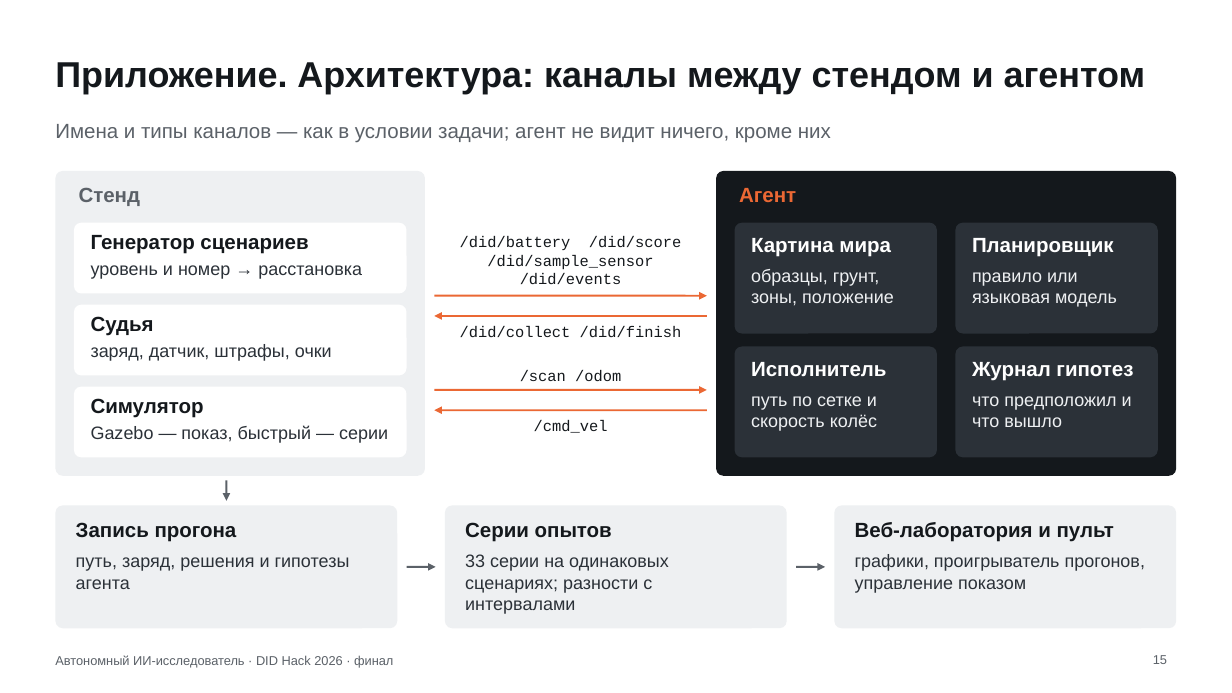
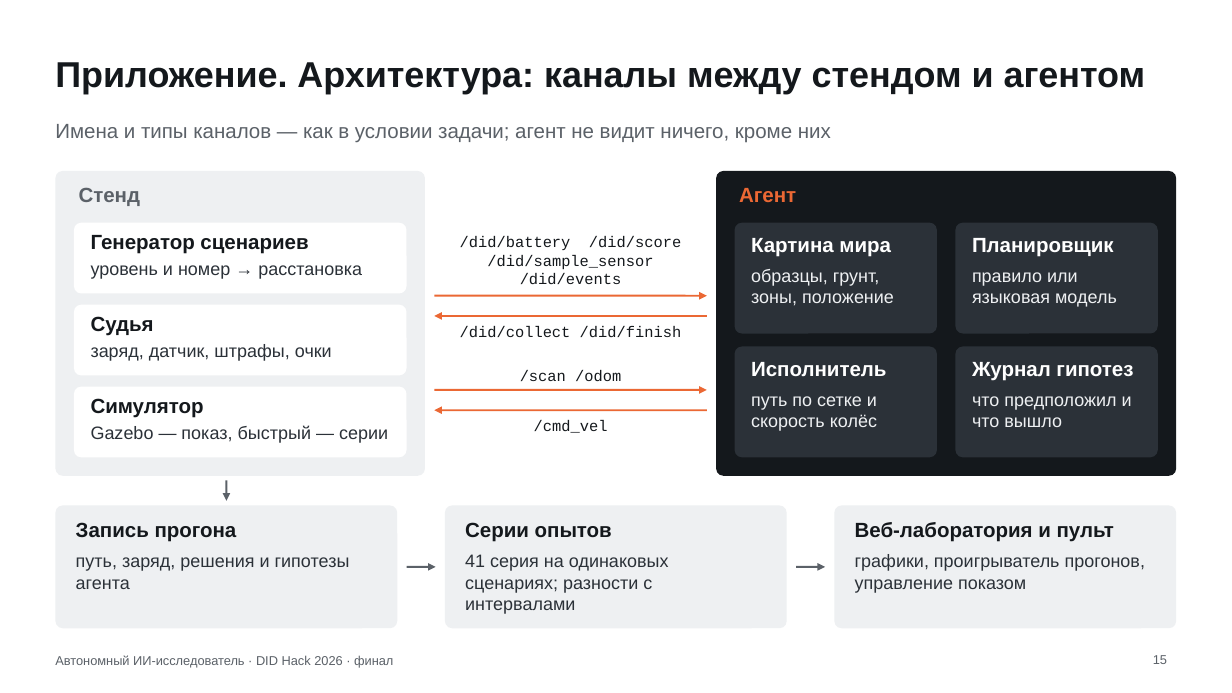
Before and after one commit to Mput13/did-hack, a slide deck: slide 15 of presentation/final.pptx. Drawn at 1232x693 pixels with LibreOffice and Linux fonts; fonts in the diff are those of the drawing. Boxes give left, top, right and bottom in pixels: in the first picture for what was removed or moved away, otherwise in the second. Text is boxed around its words. In the diff, an @@ line names an element or a change of style, - is before the commit and + after.

```diff
--- a/presentation/final.pptx
+++ b/presentation/final.pptx
@@ text at bbox=[465, 554, 669, 614]: text changed @@
-33 серии на одинаковых сценариях; разности с интервалами
+41 серия на одинаковых сценариях; разности с интервалами
```
Also in this commit, not shown: 4 other slides changed, 18 other files.
